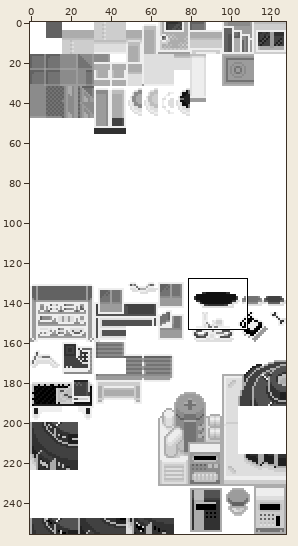
Sprite sheet, stored at pokeemerald/data/tilesets/secondary/bike_shop/tiles.png. The first picture is a wide view before the edit; the outline marks the close-up.
Close-up. Earlier state:
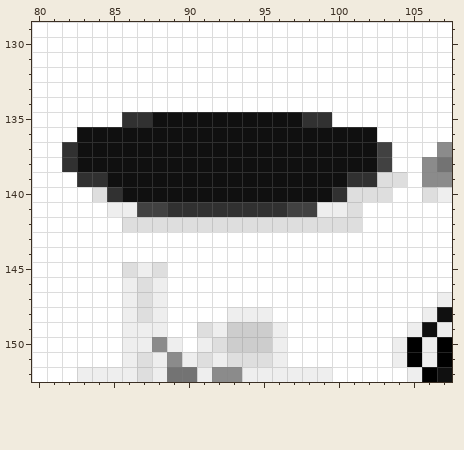
The file is 128x256 pixels. Shown: x 80..107, y 129..152.
The same view after the edit:
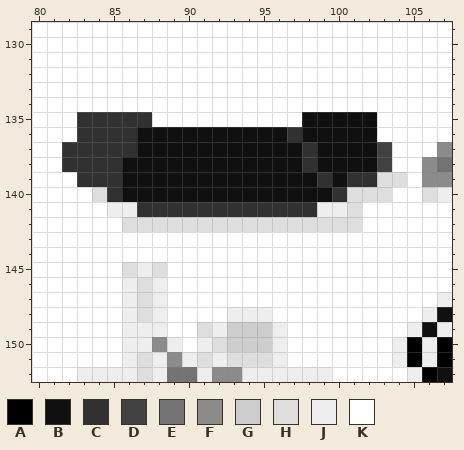
Palette (. is transparent): A #000000  B #101010  C #313131  D #414141  E #737373  F #8b8b8b  G #cdcdcd  H #dedede  J #eeeeee  K #ffffff
Commit: Continue bikeshop
Changes in this commit:
Colour C becomes colour B in row 135 at x 98 to 99.
Colour K becomes colour B in row 135 at x 100 to 102.
Colour B becomes colour C in row 136 at x 83 to 86 and 97; in row 137 at x 83 to 86 and 98; in row 138 at x 83 to 85 and 98; in row 139 at x 85 and 99.
Colour D becomes colour C in row 141 at x 87 to 88 and 97 to 98.
Colour K becomes colour C in row 135 at x 83 to 85.
Colour B becomes colour K in row 135 at x 88 to 97.
Where, in picture pixels (left, top, right, bottom), the same in both close-ups:
changed: (77, 112, 377, 217)
